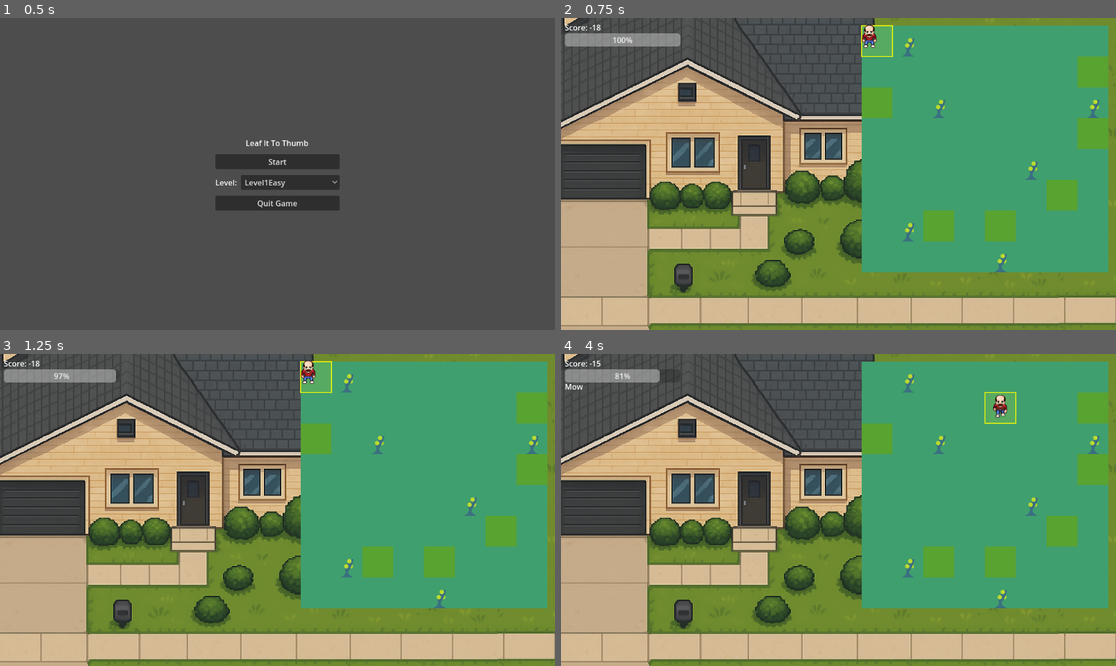
Above: before the commit, frames 1-4 (two rows, left to right).
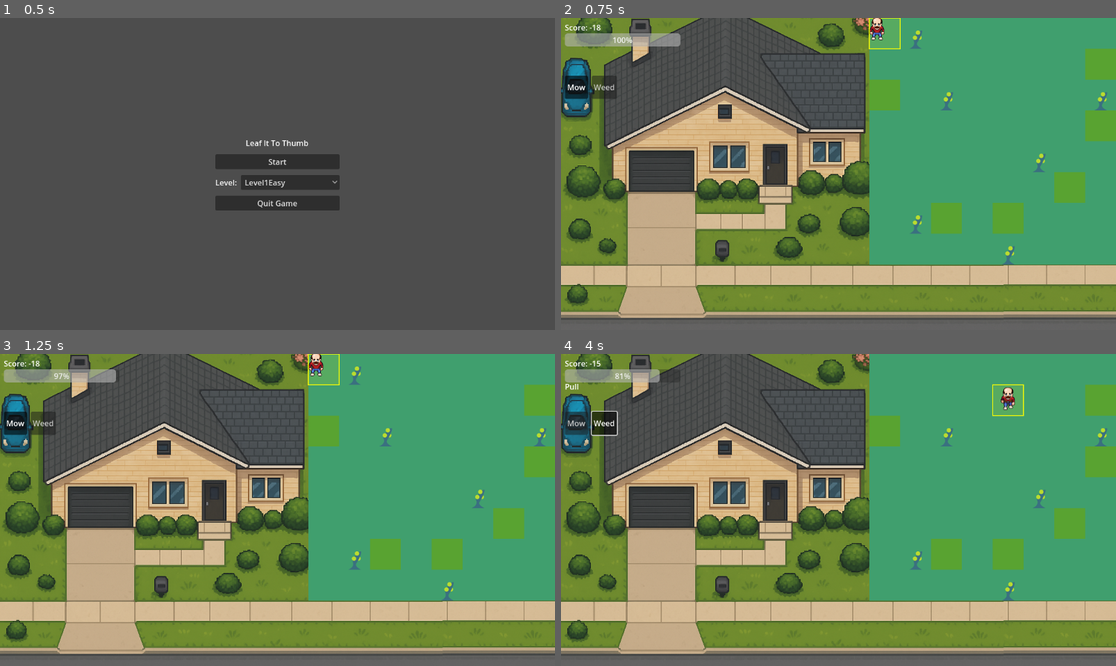
Above: after the commit, the same moments.

Repository: mcelroyian/lawndemonium
Game: Godot game, scene res://scenes/StartScreen.tscn
Two runs of this game, one before a commit and one after it. Both use one fixed random seed, a clock stepped at 60 frames per second and the inputs below.
Inputs (mouse positions are in pixels of both pictures, inside the frame that each line leads up to):
- Up to frame 1 (0.5 s): no input
- Up to frame 2 (0.75 s): click "Start" at 0.5 s
- Up to frame 3 (1.25 s): no input
- Up to frame 4 (4 s): click (577, 422) at 1.25 s, where only the run after the commit has a clickable "Mow"; click (605, 422) at 2 s, where only the run after the commit has a clickable "Weed"; tap Enter at 2.75 s; hold D (move_right) 2.78-3.53 s; hold Space (action) 2.78-3.53 s; tap Tab (toggle_action) at 3.05, 3.6 s; hold S (move_down) from 3.53 s (still down); tap Space (action) at 3.8 s

Frame 1 is identical in both runs. In frame 2, 50% of the frame differs, in the area x 0-100%, y 0-100%; in frame 3, 50%; in frame 4, 50%.

Commit message:
Enhance UI and background handling: add action buttons, align background, and improve player action synchronization

Diff:
--- a/scenes/Main.tscn
+++ b/scenes/Main.tscn
@@ -4304,6 +4304,10 @@
 
 [node name="Main" type="Node2D"]
 script = ExtResource("1")
+background_align_x = 0.49
+background_align_y = 0.52
+playfield_margin_top = 0
+playfield_margin_right = 0
 
 [node name="Playfield" type="Node2D" parent="."]
 
@@ -4319,7 +4323,7 @@
 z_index = 20
 sprite_frames = SubResource("SpriteFrames_q8u5g")
 animation = &"spellcast_south"
-frame_progress = 0.538555
+frame_progress = 0.798893
 script = ExtResource("5_nxtc6")
 spritesheets_path = "res://assets"
 animation_data = SubResource("Resource_lhr70")
@@ -4353,6 +4357,23 @@
 offset_left = 8.0
 offset_top = 84.0
 text = "Restart"
+
+[node name="ActionButtons" type="HBoxContainer" parent="UI"]
+offset_left = 8.0
+offset_top = 120.0
+theme_override_constants/separation = 8
+
+[node name="MowButton" type="Button" parent="UI/ActionButtons"]
+custom_minimum_size = Vector2(48, 48)
+layout_mode = 2
+toggle_mode = true
+text = "Mow"
+
+[node name="WeedButton" type="Button" parent="UI/ActionButtons"]
+custom_minimum_size = Vector2(48, 48)
+layout_mode = 2
+toggle_mode = true
+text = "Weed"
 
 [node name="DebugLabel" type="Label" parent="UI"]
 modulate = Color(1, 1, 1, 0.85)
--- a/scripts/Main.gd
+++ b/scripts/Main.gd
@@ -14,7 +14,10 @@
 
 # Optional background image shown behind the playfield.
 @export var background_texture_path: String = "res://assets/bd-background.png"
+@export_range(0.0, 1.0, 0.01) var background_align_x: float = 0.0 # 0=left, 0.5=center, 1=right
+@export_range(0.0, 1.0, 0.01) var background_align_y: float = 0.0 # 0=top, 0.5=center, 1=bottom
 var _bg_layer: CanvasLayer
+var _bg_sprite: Sprite2D
 
 # Playfield layout
 @export var playfield_auto_layout: bool = true
@@ -47,10 +50,15 @@
 		turn_timer.timeout.connect(_on_turn_timer_timeout)
 	if player.has_signal("performed_action"):
 		player.connect("performed_action", Callable(self, "_on_player_action"))
+	if player.has_signal("action_changed"):
+		player.connect("action_changed", Callable(self, "_on_player_action_changed"))
 	if board.has_signal("score_changed"):
 		board.connect("score_changed", Callable(self, "_on_score_changed"))
 	if ui.has_signal("restart_pressed"):
 		ui.connect("restart_pressed", Callable(self, "_on_restart"))
+	# UI action buttons -> player action
+	if ui.has_signal("action_selected"):
+		ui.connect("action_selected", Callable(self, "_on_ui_action_selected"))
 	# Reset timer whenever the level changes
 	var lm := get_node_or_null("/root/LevelMgr")
 	if lm and lm.has_signal("level_changed") and not lm.level_changed.is_connected(_on_level_changed):
@@ -86,6 +94,9 @@
 		ui.show_game_over(false, false)
 	if ui.has_method("set_debug_visible"):
 		ui.set_debug_visible(debug_enabled)
+	# Ensure action UI starts in Mow
+	if ui.has_method("set_active_action"):
+		ui.set_active_action("mow")
 
 func _on_player_action(cell: Vector2i, action: String) -> void:
 	if game_over:
@@ -97,6 +108,8 @@
 	_check_game_over()
 	if ui.has_method("set_turn_text"):
 		ui.set_turn_text(action.capitalize())
+	if ui.has_method("set_active_action"):
+		ui.set_active_action(action)
 
 func _tick_time(amount: float) -> void:
 	# Decrease remaining time by a given amount (seconds)
@@ -133,6 +146,14 @@
 
 func _on_restart() -> void:
 	reset_game()
+
+func _on_ui_action_selected(action: String) -> void:
+	if player and player.has_method("set_action"):
+		player.call("set_action", action)
+	if ui.has_method("set_turn_text"):
+		ui.set_turn_text(action.capitalize())
+	if ui.has_method("set_active_action"):
+		ui.set_active_action(action)
 
 func _on_level_changed(_index: int, _cfg: LevelConfig) -> void:
 	# When a new level loads, give the player a fresh timer.
@@ -227,6 +248,14 @@
 	var text := "Level: %s\nWeeds/s: %.2f\nGrass/s: %.2f" % [level_str, weeds_per_sec, grass_per_sec]
 	ui.set_debug_text(text)
 
+func _on_player_action_changed(action: String) -> void:
+	# Keep UI highlight in sync when action changes via keyboard/UI
+	if ui:
+		if ui.has_method("set_turn_text"):
+			ui.set_turn_text(action.capitalize())
+		if ui.has_method("set_active_action"):
+			ui.set_active_action(action)
+
 func _set_paused(v: bool) -> void:
 	_paused = v
 	get_tree().paused = v
@@ -235,44 +264,62 @@
 
 # --- Background helper ---
 func _ensure_background() -> void:
-	if _bg_layer != null:
+	if _bg_layer == null:
+		_bg_layer = CanvasLayer.new()
+		_bg_layer.layer = -100  # draw behind everything else
+		add_child(_bg_layer)
+	# Clean up older TextureRect variant if present
+	var old: Node = _bg_layer.get_node_or_null("Background")
+	if old:
+		old.queue_free()
+	if _bg_sprite != null:
 		return
 	if background_texture_path == "" or not ResourceLoader.exists(background_texture_path):
 		return
 	var tex: Texture2D = load(background_texture_path)
 	if tex == null:
 		return
-	_bg_layer = CanvasLayer.new()
-	_bg_layer.layer = -100  # draw behind everything else
-	add_child(_bg_layer)
-
-	var tr := TextureRect.new()
-	tr.name = "Background"
-	tr.texture = tex
-	tr.stretch_mode = TextureRect.STRETCH_KEEP_ASPECT_COVERED
-	tr.mouse_filter = Control.MOUSE_FILTER_IGNORE
-	# Fullscreen anchors
-	tr.set_anchors_preset(Control.PRESET_FULL_RECT)
-	tr.grow_horizontal = Control.GROW_DIRECTION_BOTH
-	tr.grow_vertical = Control.GROW_DIRECTION_BOTH
-	_bg_layer.add_child(tr)
+	_bg_sprite = Sprite2D.new()
+	_bg_sprite.name = "BackgroundSprite"
+	_bg_sprite.texture = tex
+	_bg_sprite.centered = false
+	_bg_layer.add_child(_bg_sprite)
+	_layout_background()
+
+func _layout_background() -> void:
+	if _bg_sprite == null or _bg_sprite.texture == null:
+		return
+	var vp: Viewport = get_viewport()
+	if vp == null:
+		return
+	var vs: Vector2 = Vector2(vp.get_visible_rect().size)
+	var ts: Vector2 = _bg_sprite.texture.get_size()
+	if ts.x <= 0.0 or ts.y <= 0.0:
+		return
+	var scale_factor: float = max(vs.x / ts.x, vs.y / ts.y)
+	_bg_sprite.scale = Vector2(scale_factor, scale_factor)
+	var scaled: Vector2 = ts * scale_factor
+	var pos_x: float = (vs.x - scaled.x) * clamp(background_align_x, 0.0, 1.0)
+	var pos_y: float = (vs.y - scaled.y) * clamp(background_align_y, 0.0, 1.0)
+	_bg_sprite.position = Vector2(pos_x, pos_y)
 
 # --- Layout helper ---
 func _layout_playfield() -> void:
 	if not playfield_auto_layout or playfield == null or board == null:
 		return
-	var vp := get_viewport()
+	var vp: Viewport = get_viewport()
 	if vp == null:
 		return
 	var size: Vector2i = vp.get_visible_rect().size
 	var width: int = board.GRID_SIZE.x * board.TILE
 	var height: int = board.GRID_SIZE.y * board.TILE
-	var x := size.x - width - playfield_margin_right
-	var y := playfield_margin_top
+	var x: int = size.x - width - playfield_margin_right
+	var y: int = playfield_margin_top
 	playfield.position = Vector2(x, y)
 
 func _on_viewport_resized() -> void:
 	_layout_playfield()
+	_layout_background()
 
 # --- Input Map helpers ---
 
--- a/scripts/Player.gd
+++ b/scripts/Player.gd
@@ -1,6 +1,7 @@
 extends Node2D
 
 signal performed_action(cell: Vector2i, action: String)
+signal action_changed(action: String)
 
 @export var grid_size: Vector2i = Vector2i(8, 8)
 @export var tile: int = 32
@@ -41,9 +42,20 @@
 		emit_signal("performed_action", cursor, current_action)
 	elif event.is_action_pressed("toggle_action"):
 		current_action = ("pull" if current_action == "mow" else "mow")
+		emit_signal("action_changed", current_action)
 		# If switching into mow, immediately act on the current tile
 		if current_action == "mow":
 			emit_signal("performed_action", cursor, current_action)
+
+func set_action(action: String) -> void:
+	# External setter from UI; mirrors toggle behavior
+	if action != "mow" and action != "pull":
+		return
+	current_action = action
+	emit_signal("action_changed", current_action)
+	if current_action == "mow":
+		# Immediately act on the current tile when entering mow mode
+		emit_signal("performed_action", cursor, current_action)
 
 func _try_start_step(delta: Vector2i) -> void:
 	if moving:
--- a/scripts/UI.gd
+++ b/scripts/UI.gd
@@ -1,6 +1,7 @@
 extends CanvasLayer
 
 signal restart_pressed
+signal action_selected(action: String)
 
 @onready var score_label: Label = $ScoreLabel
 @onready var timer_bar: ProgressBar = $TimerBar
@@ -8,9 +9,20 @@
 @onready var restart_button: Button = $RestartButton
 @onready var debug_label: Label = $DebugLabel
 @onready var pause_overlay: ColorRect = $PauseOverlay
+@onready var mow_button: Button = $ActionButtons/MowButton
+@onready var weed_button: Button = $ActionButtons/WeedButton
 
 func _ready() -> void:
     restart_button.pressed.connect(_on_restart)
+    # Configure action buttons (square, toggled highlight, no art needed)
+    if mow_button:
+        mow_button.toggle_mode = true
+        mow_button.custom_minimum_size = Vector2(48, 48)
+        mow_button.pressed.connect(func(): _select_action("mow"))
+    if weed_button:
+        weed_button.toggle_mode = true
+        weed_button.custom_minimum_size = Vector2(48, 48)
+        weed_button.pressed.connect(func(): _select_action("pull"))
     set_score(0)
     set_time_ratio(1.0)
     show_game_over(false, false)
@@ -18,6 +30,8 @@
         debug_label.visible = false
     if pause_overlay:
         pause_overlay.visible = false
+    # Default selection
+    set_active_action("mow")
 
 func set_score(v: int) -> void:
     score_label.text = "Score: %d" % v
@@ -28,6 +42,16 @@
 func set_turn_text(t: String) -> void:
     turn_label.text = t
 
+func set_active_action(action: String) -> void:
+    # Highlight the active action by pressing its toggle button
+    if mow_button:
+        mow_button.button_pressed = (action == "mow")
+        # Subtle color modulate for clarity
+        mow_button.self_modulate = Color(1, 1, 1, 1) if mow_button.button_pressed else Color(1, 1, 1, 0.85)
+    if weed_button:
+        weed_button.button_pressed = (action == "pull")
+        weed_button.self_modulate = Color(1, 1, 1, 1) if weed_button.button_pressed else Color(1, 1, 1, 0.85)
+
 func show_game_over(visible: bool, won: bool) -> void:
     restart_button.visible = visible
     if visible:
@@ -35,6 +59,10 @@
 
 func _on_restart() -> void:
     emit_signal("restart_pressed")
+
+func _select_action(action: String) -> void:
+    set_active_action(action)
+    emit_signal("action_selected", action)
 
 func set_debug_visible(v: bool) -> void:
     if debug_label:
